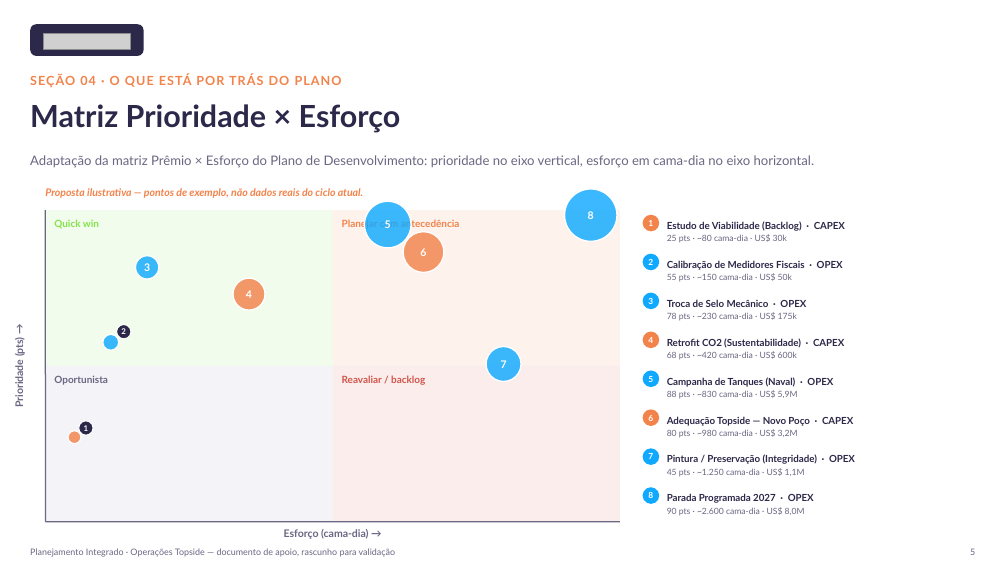
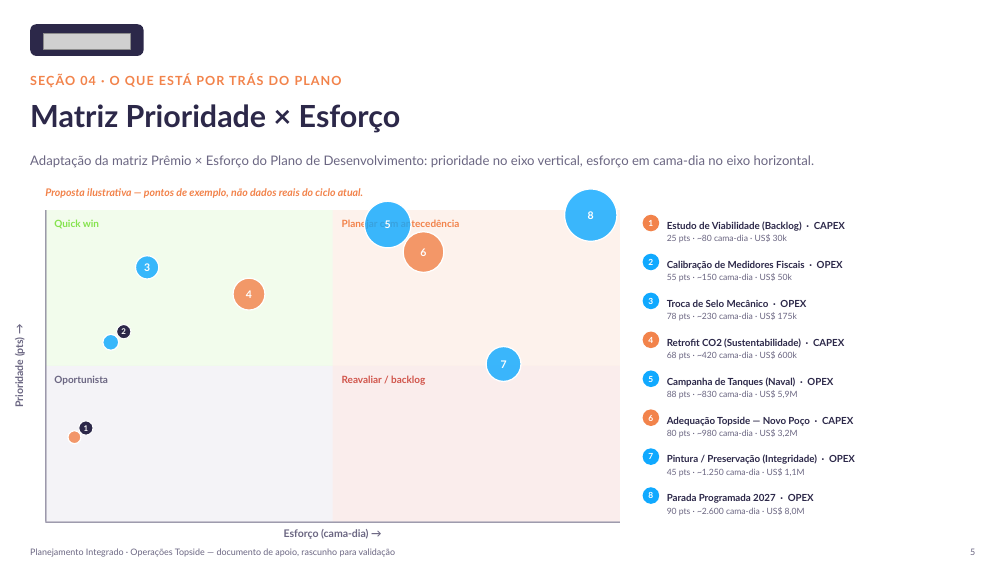
Before and after one commit to LucasRibaas/Planejamento, a slide deck: slide 6 of Planejamento_Integrado_Operacoes_Topside.pptx. Drawn at 1008x567 pixels with LibreOffice and Linux fonts; fonts in the diff are those of the drawing; grey boxes stand for pictures. Boxes give left, top, right and bottom in pixels: in the first picture for what was removed or moved away, otherwise in the second. Text is boxed around its words. In the diff, an @@ line names an element or a change of style, - is before the commit and + after.

```diff
--- a/Planejamento_Integrado_Operacoes_Topside.pptx
+++ b/Planejamento_Integrado_Operacoes_Topside.pptx
@@ line removed from (45, 210) to (45, 522) @@
@@ rectangle added at <box>45,210,46,522</box>, fill #6B6682 @@
@@ line removed from (45, 522) to (620, 522) @@
@@ rectangle added at <box>45,522,620,523</box>, fill #6B6682 @@
```
Also in this commit, not shown: 10 other slides changed.
